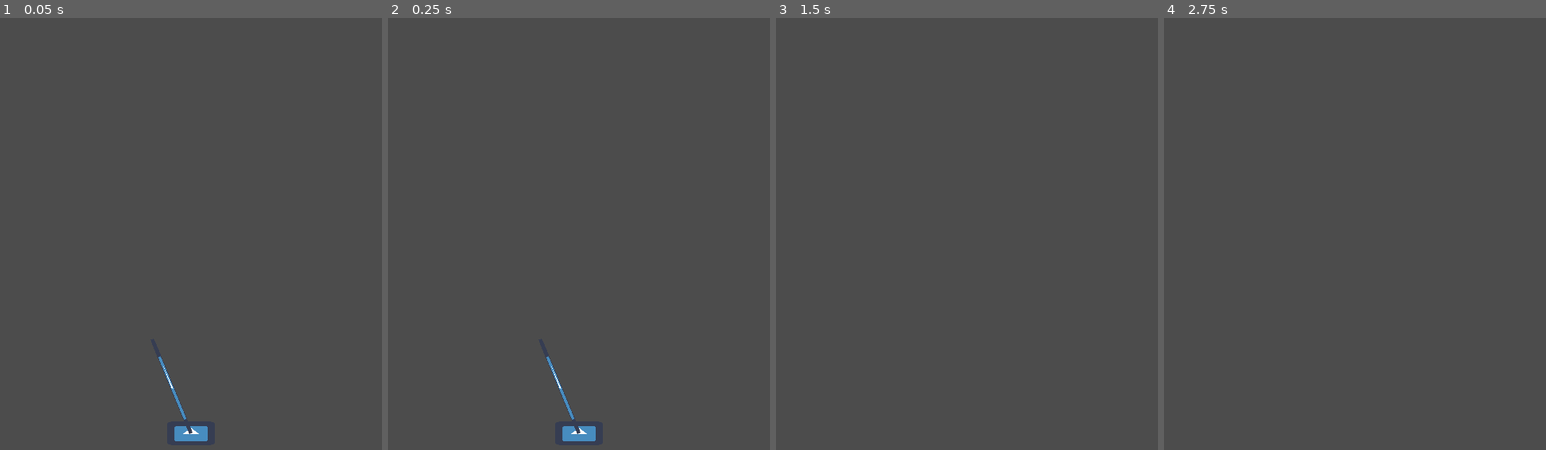
Above: before the commit, frames 1-4 (left to right).
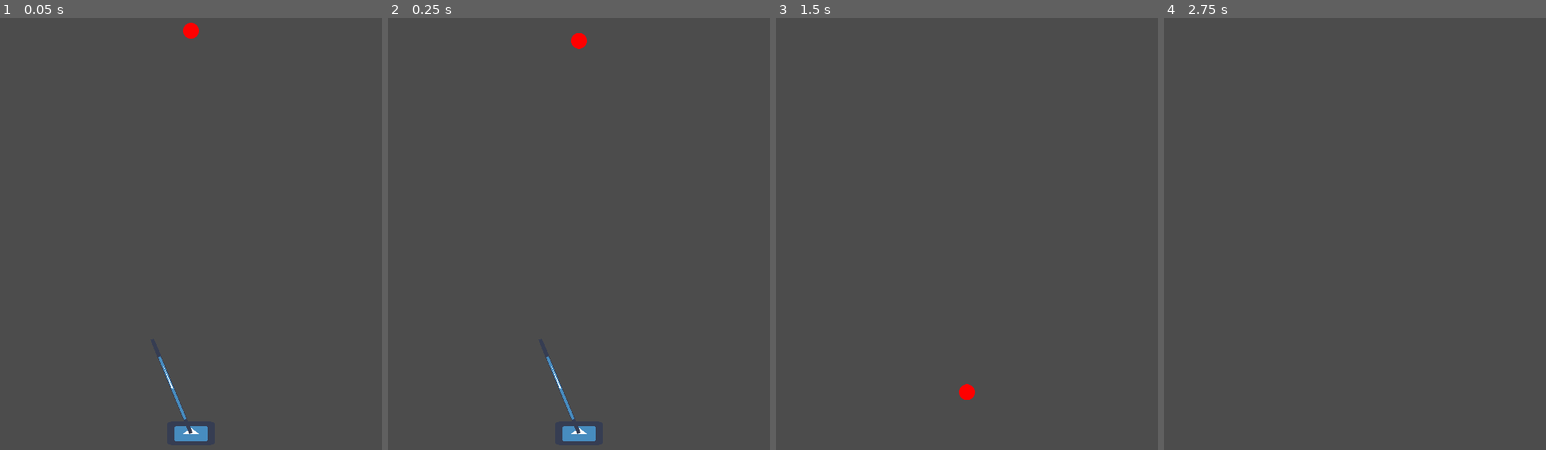
Above: after the commit, the same moments.

Repository: leogeier/impact_juggling
Game: Godot game, scene res://Main/Main.tscn
The game is run twice, just before and just after one commit, with the same random seed, the same clock (stepped at 60 frames per second) and the same inputs. The engine's default icon, where the game draws it, is replaced by a stand-in: a white triangle on a blue panel in a dark square.
Inputs (mouse positions are in pixels of both pictures, inside the frame that each line leads up to):
- Up to frame 1 (0.05 s): no input
- Up to frame 2 (0.25 s): no input
- Up to frame 3 (1.5 s): move the mouse to (1051, 199) at 0.52 s; hold Right (ui_right) 0.53-1.28 s; move the mouse to (890, 251) at 1.27 s; hold Left (ui_left) from 1.28 s (still down)
- Up to frame 4 (2.75 s): move the mouse to (1393, 113) at 2.02 s; release Left (ui_left) at 2.03 s; hold Right (ui_right) from 2.03 s (still down)

The runs differ from the first frame. In frame 1, 0.1% of the frame differs, in the area x 47-53%, y 1-5%; in frame 2, 0.1%; in frame 3, 0.1%; in frame 4, nothing differs.

Commit message:
add bouncy ball

Diff:
--- /dev/null
+++ b/ld-47/Ball/Ball.gd
@@ -0,0 +1,16 @@
+extends Node2D
+
+export var gravity = 400
+var velocity = Vector2()
+
+func _ready():
+	for paddle in get_tree().get_nodes_in_group("paddle"):
+		paddle.add_ball(self)
+
+func reflect(dir):
+	velocity = velocity.length() * dir
+	print(dir)
+
+func _process(delta):
+	velocity.y += gravity * delta
+	position += velocity * delta
--- /dev/null
+++ b/ld-47/Ball/Ball.tscn
@@ -0,0 +1,16 @@
+[gd_scene load_steps=4 format=2]
+
+[ext_resource path="res://Ball/Ball.png" type="Texture" id=1]
+[ext_resource path="res://Ball/Ball.gd" type="Script" id=2]
+
+[sub_resource type="CircleShape2D" id=1]
+
+[node name="Ball" type="KinematicBody2D"]
+script = ExtResource( 2 )
+
+[node name="Sprite" type="Sprite" parent="."]
+scale = Vector2( 0.397119, 0.397119 )
+texture = ExtResource( 1 )
+
+[node name="CollisionShape2D" type="CollisionShape2D" parent="."]
+shape = SubResource( 1 )
--- a/ld-47/DirArrow/DirArrow.gd
+++ b/ld-47/DirArrow/DirArrow.gd
@@ -10,7 +10,6 @@
 	var arrow_pos = get_global_transform().xform(position)
 
 	var angle
-
 	# if the cursor is below the arrow, just clamp to the maximum
 	if mouse_pos.y > arrow_pos.y:
 		angle = clamp_deg * sign(mouse_pos.x - arrow_pos.x)
--- a/ld-47/Main/Main.tscn
+++ b/ld-47/Main/Main.tscn
@@ -1,8 +1,12 @@
-[gd_scene load_steps=2 format=2]
+[gd_scene load_steps=3 format=2]
 
 [ext_resource path="res://Paddle/Paddle.tscn" type="PackedScene" id=1]
+[ext_resource path="res://Ball/Ball.tscn" type="PackedScene" id=2]
 
 [node name="Main" type="Node2D"]
 
 [node name="Paddle" parent="." instance=ExtResource( 1 )]
 position = Vector2( 240, 580 )
+
+[node name="Ball" parent="." instance=ExtResource( 2 )]
+position = Vector2( 240, 73.373 )
--- a/ld-47/Paddle/Paddle.gd
+++ b/ld-47/Paddle/Paddle.gd
@@ -1,6 +1,14 @@
 extends Node2D
 
 export var speed = 700;
+
+func add_ball(ball):
+	$Area2D.connect("body_entered", self, "ball_collision")
+
+func ball_collision(ball):
+	var dir = Vector2(0, 1).rotated($DirArrow.rotation)
+	dir *= -1
+	ball.reflect(dir)
 
 func _ready():
 	pass
--- a/ld-47/Paddle/Paddle.tscn
+++ b/ld-47/Paddle/Paddle.tscn
@@ -1,14 +1,24 @@
-[gd_scene load_steps=4 format=2]
+[gd_scene load_steps=5 format=2]
 
 [ext_resource path="res://icon.png" type="Texture" id=1]
 [ext_resource path="res://Paddle/Paddle.gd" type="Script" id=2]
 [ext_resource path="res://DirArrow/DirArrow.tscn" type="PackedScene" id=3]
 
-[node name="Paddle" type="Node2D"]
+[sub_resource type="RectangleShape2D" id=1]
+extents = Vector2( 30.1176, 14.9174 )
+
+[node name="Paddle" type="Node2D" groups=[
+"paddle",
+]]
 script = ExtResource( 2 )
 
 [node name="icon" type="Sprite" parent="."]
 scale = Vector2( 0.469514, 0.229775 )
 texture = ExtResource( 1 )
 
-[node name="Node2D" parent="." instance=ExtResource( 3 )]
+[node name="DirArrow" parent="." instance=ExtResource( 3 )]
+
+[node name="Area2D" type="Area2D" parent="."]
+
+[node name="CollisionShape2D" type="CollisionShape2D" parent="Area2D"]
+shape = SubResource( 1 )
Binary file added: ld-47/Ball/Ball.png
Not shown, added: ld-47/Ball/Ball.png.import
Not shown, added: ld-47/Ball/Ball.psd
